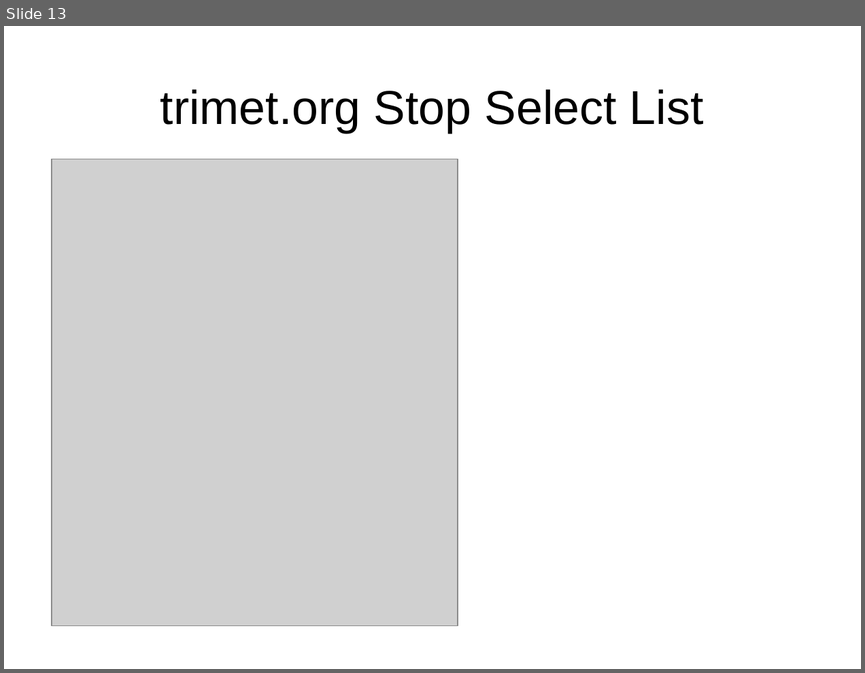
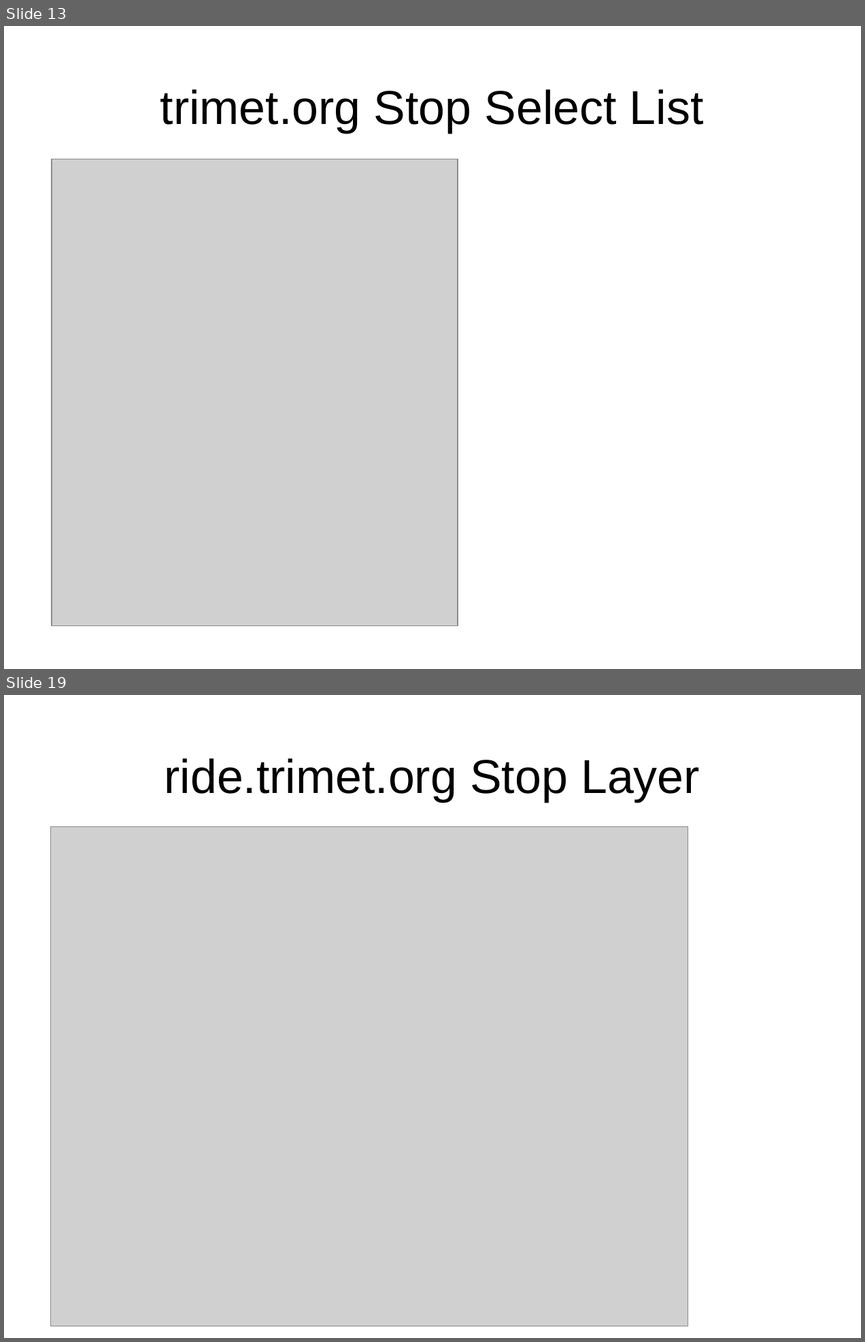
Before and after one commit to OpenTransitTools/loader, a slide deck: docs/trimet/Architecture - Trip Assets.odp. Shown one above the other, each under a label of ours: slide 13 before the commit, slides 13 and 19 after it; the slides between them are not shown. The pictures are 865x673 and 865x1342 pixels, drawn with LibreOffice and Linux fonts; fonts in the diff are those of the drawing; grey boxes stand for pictures. Boxes give left, top, right and bottom in pixels: in the first picture for what was removed or moved away, otherwise in the second. Text is boxed around its words. In the diff, an @@ line names an element or a change of style, - is before the commit and + after.

Commit message:
arch drawing update 2/N ... ride image imports

```diff
--- a/docs/trimet/Architecture - Trip Assets.odp
+++ b/docs/trimet/Architecture - Trip Assets.odp
@@ slide 19 added at box(4, 695, 861, 1338), background #FFFFFF @@
@@ title added at box(164, 758, 700, 802), 44 pt, text #000000 @@
+ride.trimet.org Stop Layer
@@ picture added at box(51, 826, 688, 1325) @@
```
Also in this commit, not shown: 1 slide changed, 7 other slides added.
